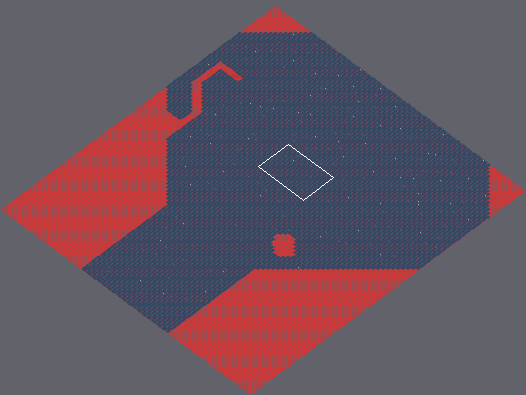
Two states of a Tiled map, Source/Resources/Assets/maps/gameplay_map.tmx. The picture above shows the old version from afar; the outline marks the close-up.
Close-up. Before:
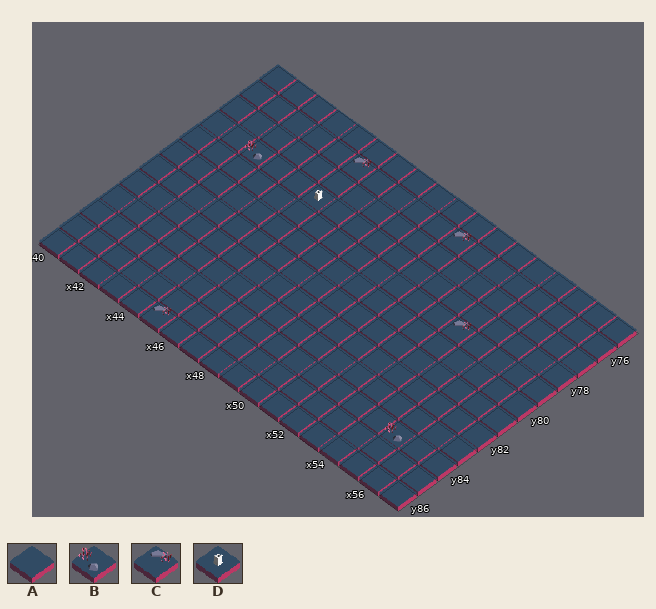
Cells are 54x40 px. Isometric: x runs down to the right, y down to the left. Shown: x 40..57, y 75..86. The commit also changed other parts of the map, which this record leaves out.
Key: from "Prototileset": A 0, B 1, C 2, D 3.
_ is an empty cell.
Layer "map" before, first column x 40:
75 AAAAAAAAAAAAAAAAAA
76 AAAAACAAAACAAAAAAA
77 AAAAAAAAAAAAAAAAAA
78 AABAADAAAAAAAAAAAA
79 AAAAAAAAAAAAACAAAA
80 AAAAAAAAAAAAAAAAAA
81 AAAAAAAAAAAAAAAAAA
82 AAAAAAAAAAAAAAAAAA
83 AAAAAAAAAAAAAAAAAA
84 AAAAAAAAAAAAAAABAA
85 AAAAAAAAAAAAAAAAAA
86 AAAAACAAAAAAAAAAAA
The same view after the edit:
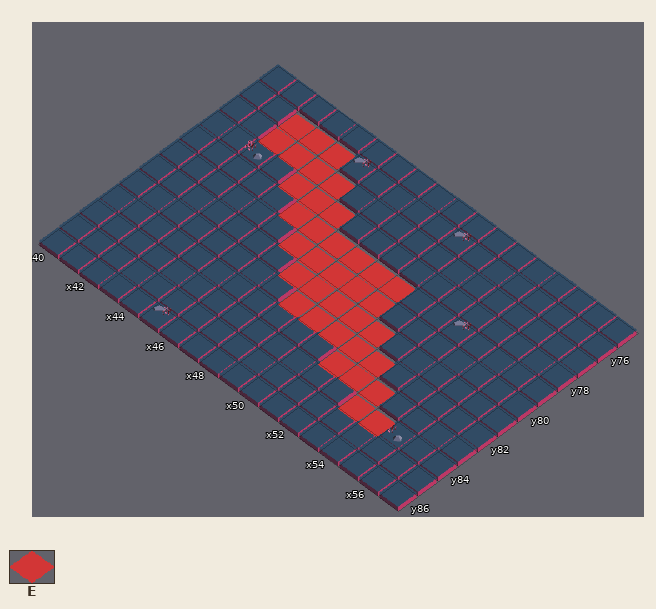
Further tiles: from "walkability_tile": E 0.
Edits made:
Layer "map":
y 76: x 42..44 AAA -> ___
y 77: x 42..45 AAAA -> ____
y 78: x 44..46 ADA -> ___
y 79: x 45..50 AAAAAA -> ______
y 80: x 46..50 AAAAA -> _____
y 81: x 47..51 AAAAA -> _____
y 82: x 48..52 AAAAA -> _____
y 83: x 51..53 AAA -> ___
y 84: x 53..54 AA -> __
Layer "walkability":
y 76: x 42..44 ___ -> EEE
y 77: x 42..45 ____ -> EEEE
y 78: x 44..46 ___ -> EEE
y 79: x 45..50 ______ -> EEEEEE
y 80: x 46..50 _____ -> EEEEE
y 81: x 47..51 _____ -> EEEEE
y 82: x 48..52 _____ -> EEEEE
y 83: x 51..53 ___ -> EEE
y 84: x 53..54 __ -> EE
